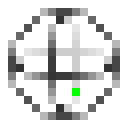
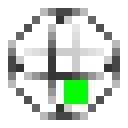
Layer changes from the first 128px x 128px image to the second:
painted on "x_gate.png" over [64,80,88,104]
